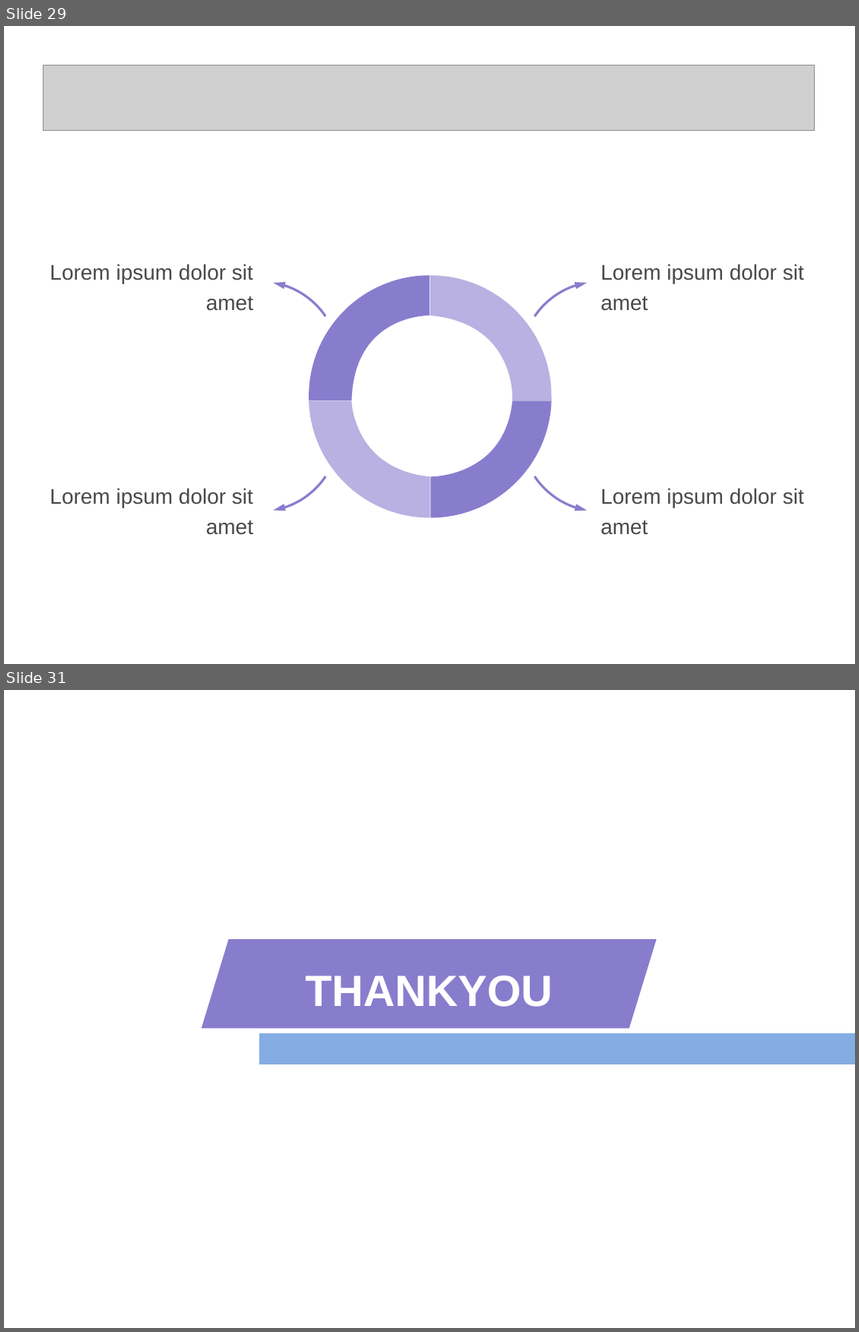
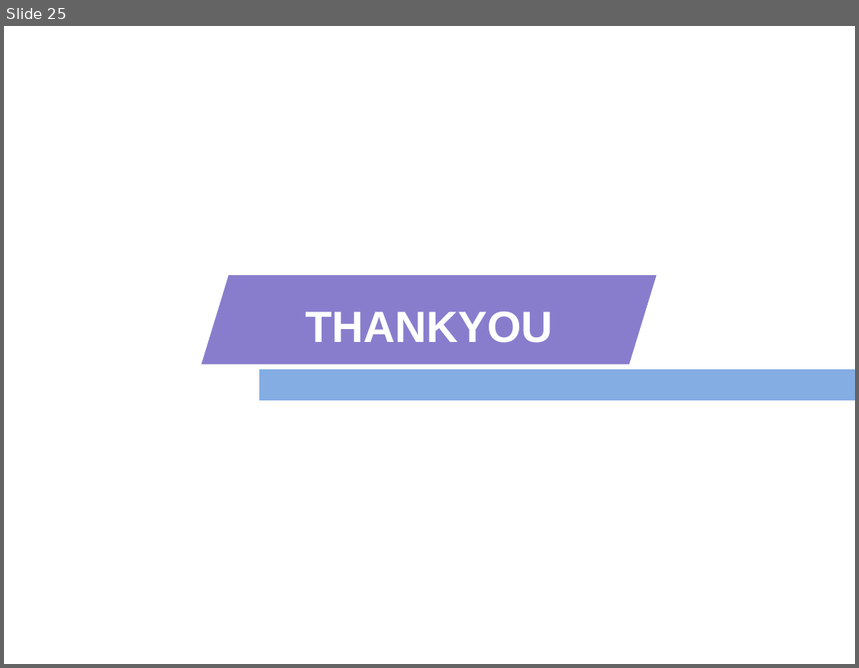
Before and after one commit to fengqiang111/evolution_plan, a slide deck: cv/2-图像形成.ppt. Shown one above the other, each under a label of ours: slides 29 and 31 before the commit, slide 25 after it; the slides between them are not shown. The pictures are 859x1332 and 859x668 pixels, drawn with LibreOffice and Linux fonts; fonts in the diff are those of the drawing; grey boxes stand for pictures; background and template pictures are left out. Boxes give left, top, right and bottom in pixels: in the first picture for what was removed or moved away, otherwise in the second. Text is boxed around its words. In the diff, an @@ line names an element or a change of style, - is before the commit and + after.

```diff
--- a/cv/2-图像形成.ppt
+++ b/cv/2-图像形成.ppt
@@ slide 29 removed at (x1=4, y1=26, x2=855, y2=664), background #FFFFFF @@
@@ picture removed at (x1=44, y1=66, x2=815, y2=130) @@
@@ rectangle removed at (x1=4, y1=153, x2=855, y2=664) @@
@@ text removed at (x1=50, y1=264, x2=253, y2=311) @@
-Lorem ipsum dolor sit amet
@@ freeform shape removed at (x1=309, y1=275, x2=430, y2=401) @@
@@ freeform shape removed at (x1=430, y1=275, x2=552, y2=401) @@
@@ text removed at (x1=601, y1=264, x2=804, y2=311) @@
-Lorem ipsum dolor sit amet
@@ freeform shape removed at (x1=274, y1=280, x2=325, y2=319) @@
@@ freeform shape removed at (x1=535, y1=280, x2=587, y2=319) @@
@@ freeform shape removed at (x1=309, y1=401, x2=430, y2=518) @@
@@ freeform shape removed at (x1=430, y1=401, x2=551, y2=518) @@
@@ freeform shape removed at (x1=274, y1=474, x2=325, y2=513) @@
@@ freeform shape removed at (x1=535, y1=474, x2=587, y2=513) @@
@@ text removed at (x1=50, y1=488, x2=253, y2=535) @@
-Lorem ipsum dolor sit amet
@@ text removed at (x1=601, y1=488, x2=804, y2=535) @@
-Lorem ipsum dolor sit amet
@@ what was slide 31 is now slide 25 @@
```
Also in this commit, not shown: 24 slides added, 29 other slides removed.
